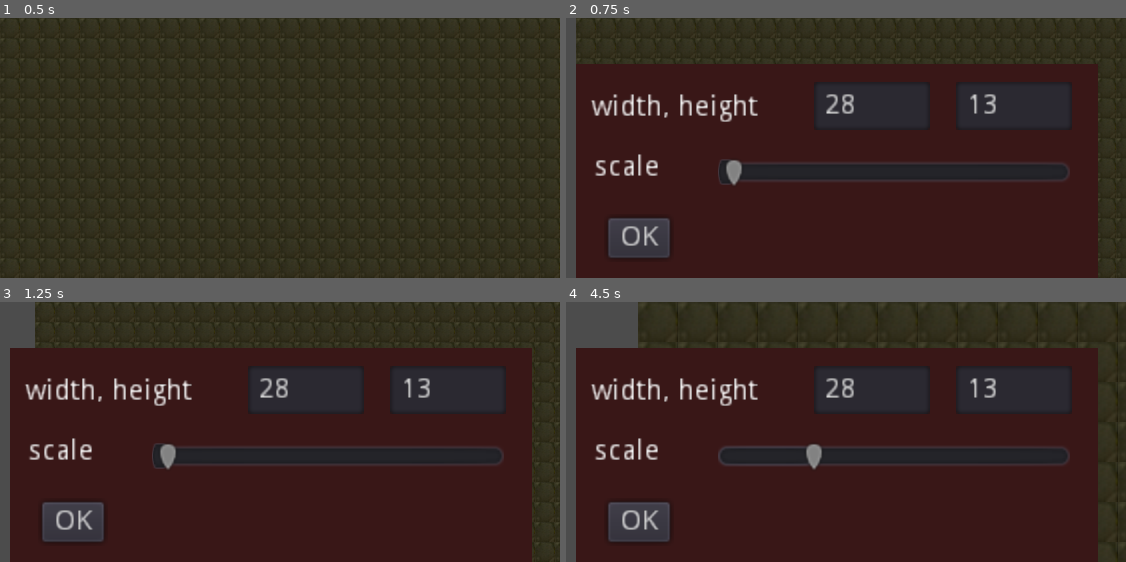
Above: before the commit, frames 1-4 (two rows, left to right).
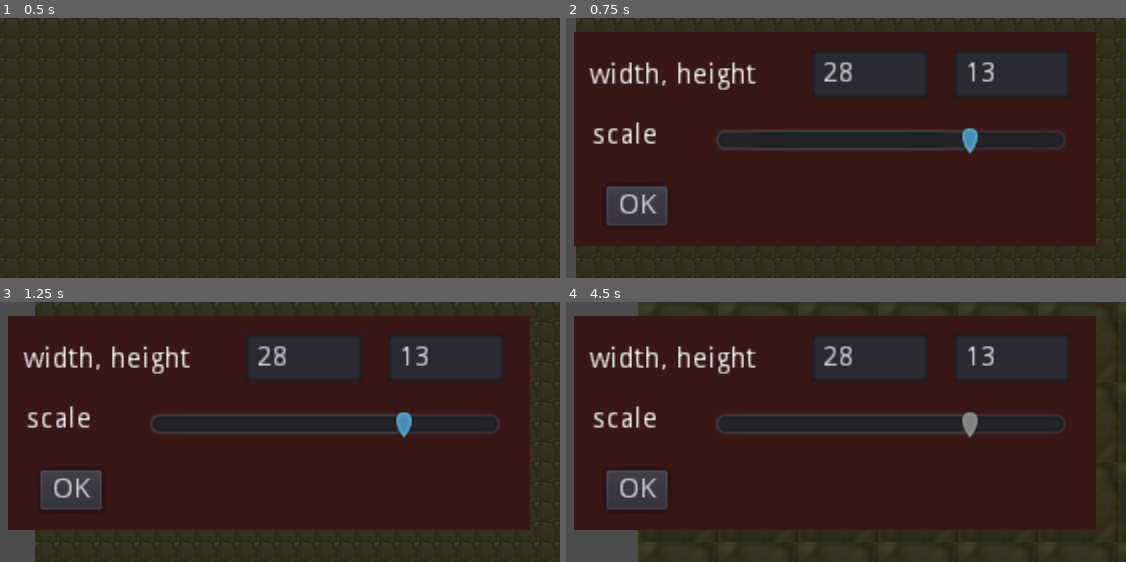
Above: after the commit, the same moments.

Repository: tbs1-bo/flipflapflop
Game: Godot game, scene res://Main.tscn
The game is run twice, just before and just after one commit, with the same random seed, the same clock (stepped at 60 frames per second) and the same inputs.
Inputs (mouse positions are in pixels of both pictures, inside the frame that each line leads up to):
- Up to frame 1 (0.5 s): no input
- Up to frame 2 (0.75 s): tap Enter at 0.5 s; move the mouse to (969, 135) at 0.52 s; hold Right (ui_right) from 0.53 s (still down); click (969, 135) at 0.67 s
- Up to frame 3 (1.25 s): keep holding Right (ui_right); tap Space (ui_select) at 0.77 s
- Up to frame 4 (4.5 s): release Right (ui_right) at 1.25 s; click "OK" at 1.25 s; tap Space (ui_select) at 2 s; drag from (734, 445) to (818, 484) at 2.02 s; click "OK" at 2.75 s; tap Enter at 3.5 s; move the mouse to (902, 374) at 3.52 s; hold Right (ui_right) 3.53-4.25 s; drag from (818, 484) to (678, 393) at 4.27 s

Frame 1 is identical in both runs. In frame 2, 26% of the frame differs, in the area x 1-95%, y 5-100%; in frame 3, 27%; in frame 4, 28%, in the area x 1-100%, y 1-100%.

Commit message:
moved config scene

Diff:
--- a/godot_emu/Config.tscn
+++ b/godot_emu/Config.tscn
@@ -6,56 +6,56 @@
 script = ExtResource( 1 )
 
 [node name="ColorRect" type="ColorRect" parent="."]
-margin_left = 5.0
-margin_top = 23.0
-margin_right = 266.0
-margin_bottom = 130.0
+margin_left = 4.1111
+margin_top = 6.55556
+margin_right = 265.111
+margin_bottom = 113.556
 color = Color( 0.227451, 0.0941176, 0.0941176, 1 )
 
 [node name="LineEditWidth" type="LineEdit" parent="."]
-margin_left = 124.0
-margin_top = 32.0
-margin_right = 182.0
-margin_bottom = 56.0
+margin_left = 123.111
+margin_top = 15.5556
+margin_right = 181.111
+margin_bottom = 39.5556
 rect_pivot_offset = Vector2( 44, 64 )
 text = "28"
 
 [node name="LineEditHeight" type="LineEdit" parent="."]
-margin_left = 195.0
-margin_top = 32.0
-margin_right = 253.0
-margin_bottom = 56.0
+margin_left = 194.111
+margin_top = 15.5556
+margin_right = 252.111
+margin_bottom = 39.5556
 rect_pivot_offset = Vector2( 44, 64 )
 text = "13"
 
 [node name="Label" type="Label" parent="."]
-margin_left = 13.0
-margin_top = 32.0
-margin_right = 96.0
-margin_bottom = 59.0
+margin_left = 12.1111
+margin_top = 15.5556
+margin_right = 95.1111
+margin_bottom = 42.5556
 text = "width, height"
 valign = 1
 
 [node name="Label2" type="Label" parent="."]
-margin_left = 13.8889
-margin_top = 62.2222
-margin_right = 96.8889
-margin_bottom = 89.2222
+margin_left = 13.0
+margin_top = 45.7778
+margin_right = 96.0
+margin_bottom = 72.7778
 text = "scale"
 valign = 1
 
 [node name="Button" type="Button" parent="."]
-margin_left = 21.0
-margin_top = 100.0
-margin_right = 52.0
-margin_bottom = 120.0
+margin_left = 20.1111
+margin_top = 83.5556
+margin_right = 51.1111
+margin_bottom = 103.556
 text = "OK"
 
 [node name="HSliderScale" type="HSlider" parent="."]
-margin_left = 76.0
-margin_top = 69.0
-margin_right = 252.0
-margin_bottom = 85.0
+margin_left = 75.1111
+margin_top = 52.5556
+margin_right = 251.111
+margin_bottom = 68.5556
 min_value = 1.0
 max_value = 5.0
 value = 1.0
